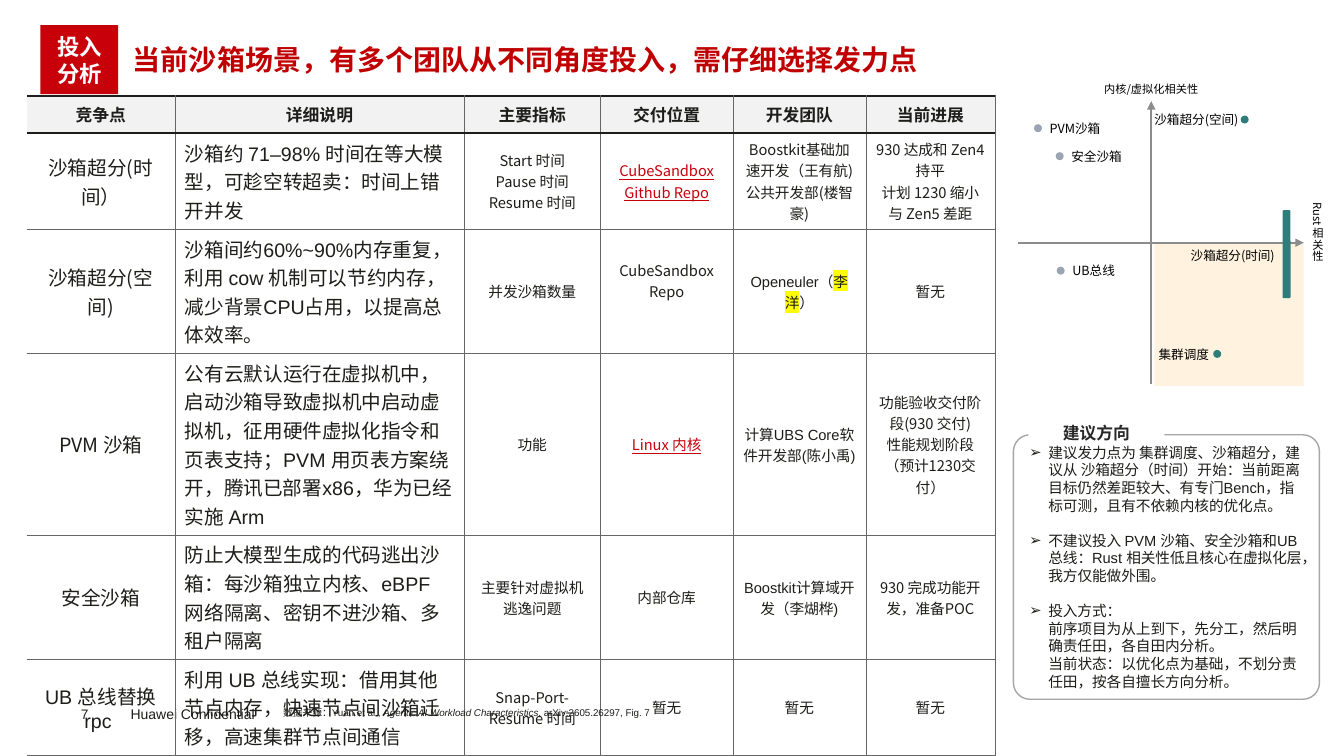
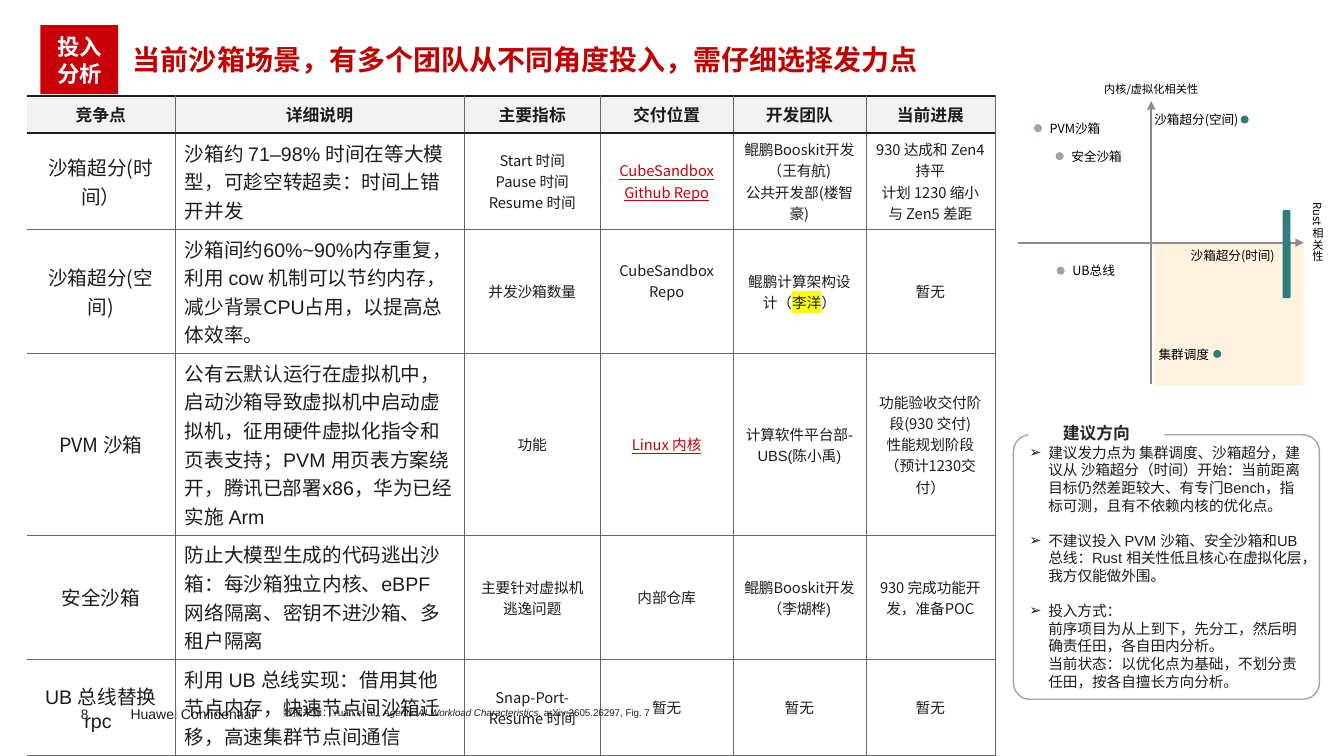
Before and after one commit to sui-zhiyuan/mindvault, a slide deck: slide 8 of slides/Rust_planning.pptx (slide 7 before the commit). Drawn at 1344x756 pixels with LibreOffice and Linux fonts; fonts in the diff are those of the drawing; background and template pictures are left out. Boxes give left, top, right and bottom in pixels: in the first picture for what was removed or moved away, otherwise in the second. Text is boxed around its words. In the diff, an @@ line names an element or a change of style, - is before the commit and + after.

```diff
--- a/slides/Rust_planning.pptx
+++ b/slides/Rust_planning.pptx
@@ table at [26, 96, 994, 750] @@
-row 2, column 5: Boostkit基础加速开发（王有航) / 公共开发部(楼智豪)
+row 2, column 5: 鲲鹏Booskit开发（王有航) / 公共开发部(楼智豪)
-row 3, column 5: Openeuler（李洋）
+row 3, column 5: 鲲鹏计算架构设计（李洋）
-row 4, column 5: 计算UBS Core软件开发部(陈小禹)
+row 4, column 5: 计算软件平台部-UBS(陈小禹)
-row 5, column 5: Boostkit计算域开发（李煳桦)
+row 5, column 5: 鲲鹏Booskit开发（李煳桦)
@@ page number at [81, 708, 89, 722]: text changed @@
-7
+8
```
Also in this commit, not shown: 1 other slide changed, 1 slide added, 1 other file.
